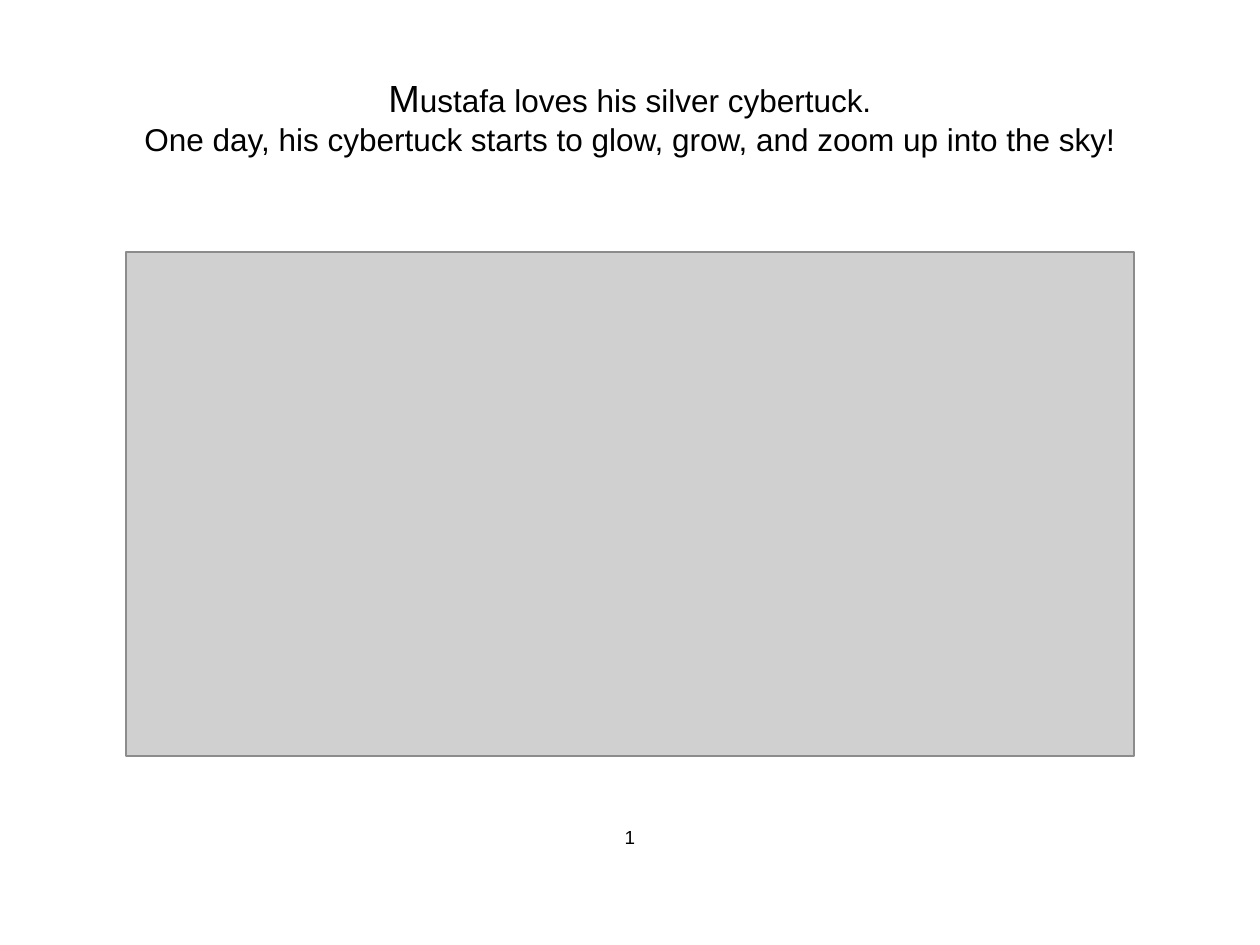
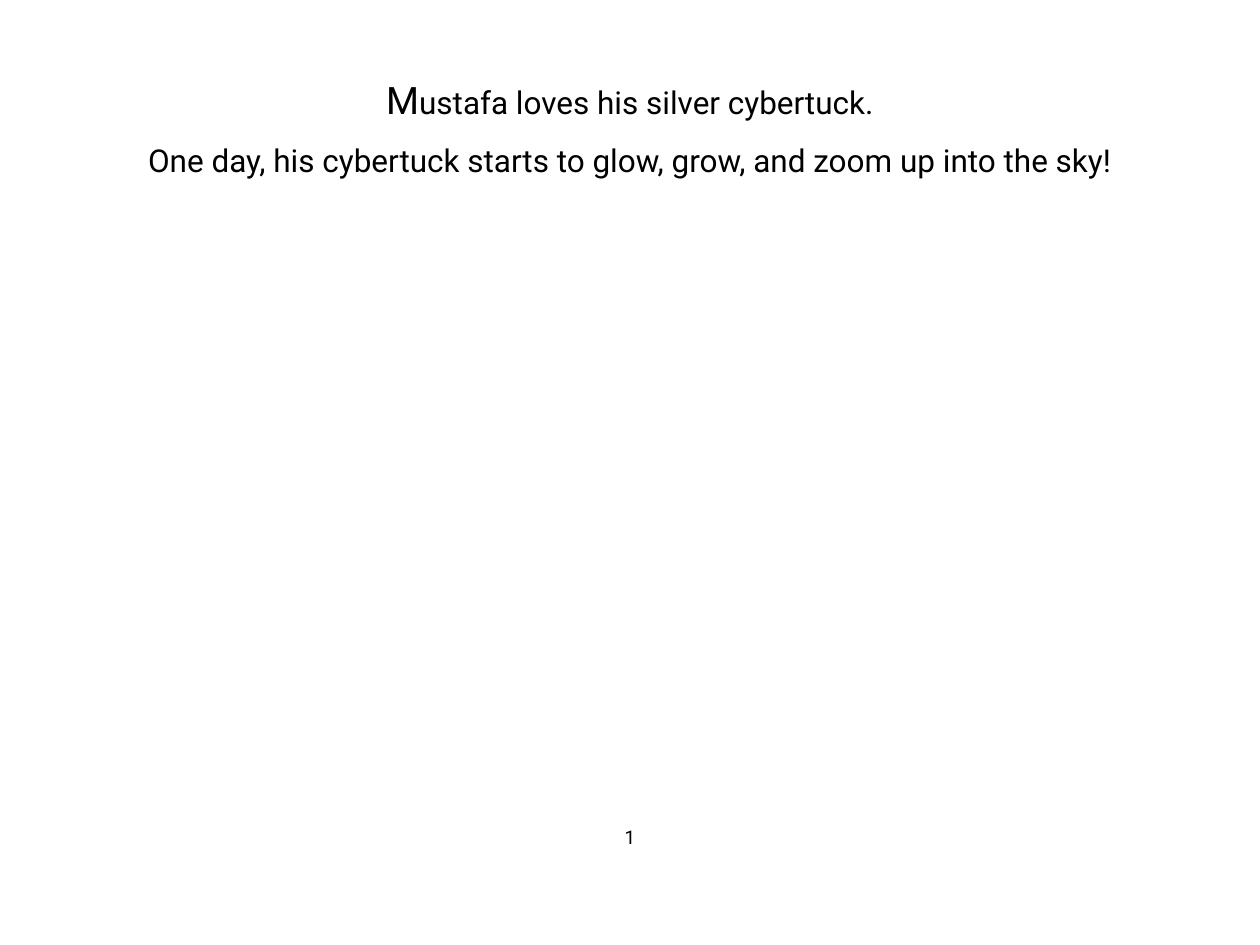
Before and after one commit to abidlabs/drawbook, a slide deck: slide 2 of test.pptx. Drawn at 1260x945 pixels with LibreOffice and Linux fonts; fonts in the diff are those of the drawing; grey boxes stand for pictures. Boxes give left, top, right and bottom in pixels: in the first picture for what was removed or moved away, otherwise in the second. Text is boxed around its words. In the diff, an @@ line names an element or a change of style, - is before the commit and + after.

```diff
--- a/test.pptx
+++ b/test.pptx
@@ title "Mustafa loves his silver cybertuck." at <box>148,90,1111,179</box>: font Arial to Roboto; line spacing 1 to 1.5 @@
@@ picture removed at <box>126,252,1134,756</box> @@
@@ text "1" at <box>625,830,636,844</box>: font Arial to Roboto @@
```
Also in this commit, not shown: 2 other slides changed, 1 slide added, 1 slide removed, 2 other files.
